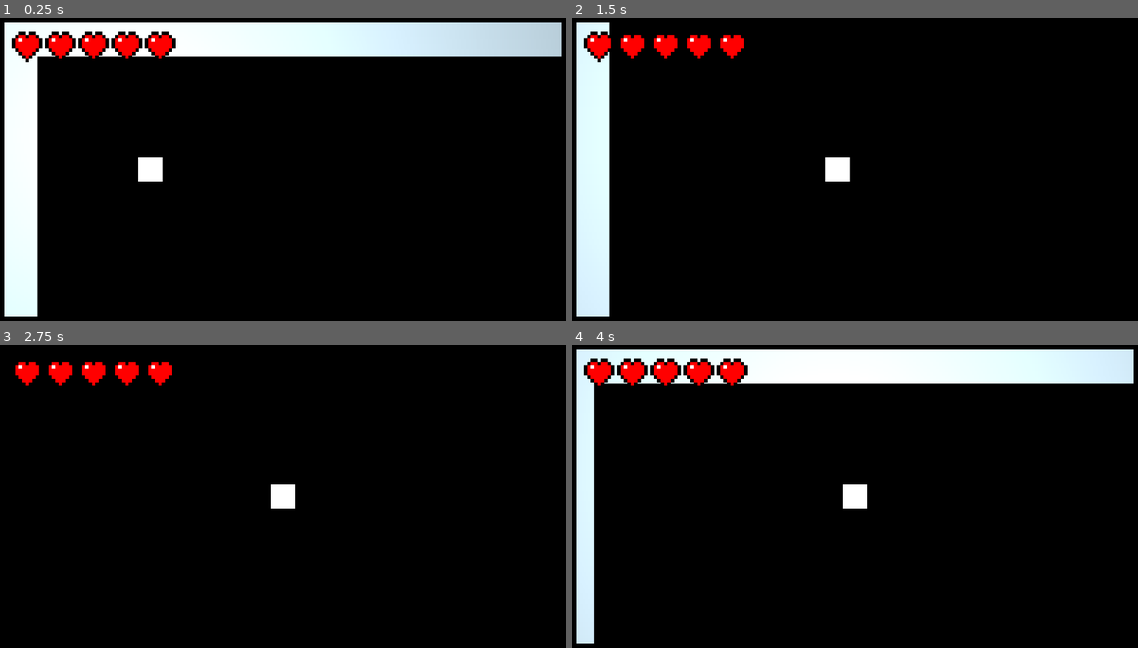
Above: before the commit, frames 1-4 (two rows, left to right).
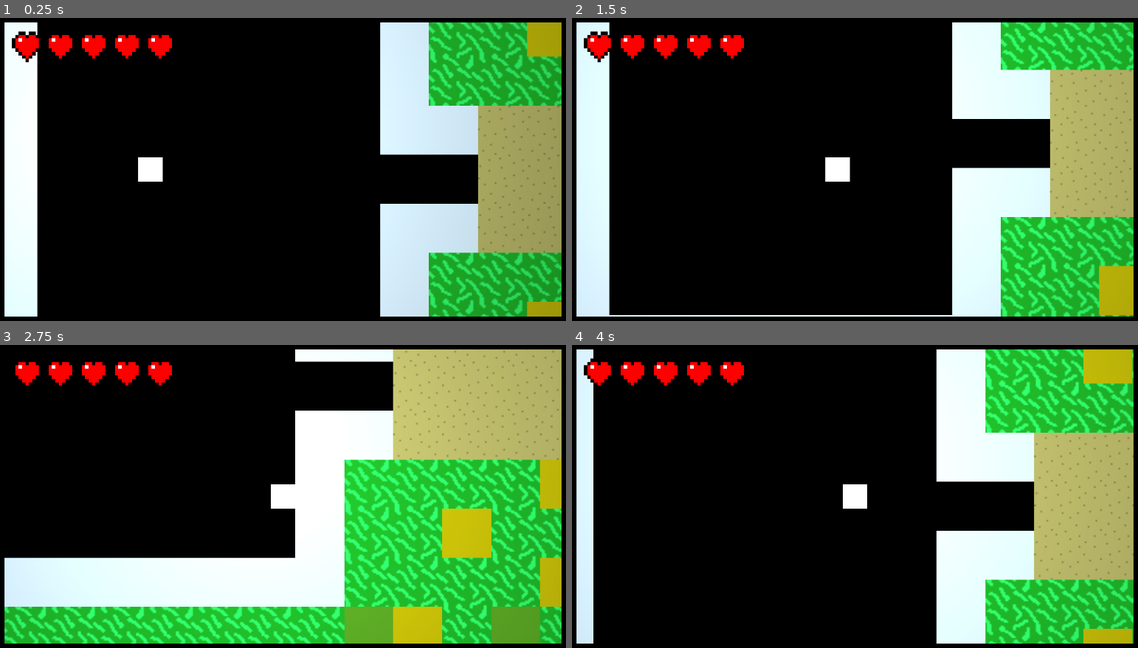
Above: after the commit, the same moments.

Repository: zznyjidi/2024-hackclub-gamejam
Game: Godot game, scene res://main.tscn
Same seed, same stepped clock (60 frames per second), same inputs: the game is played once before the commit and once after it.
Inputs (mouse positions are in pixels of both pictures, inside the frame that each line leads up to):
- Up to frame 1 (0.25 s): no input
- Up to frame 2 (1.5 s): tap Enter at 0.5 s; move the mouse to (985, 154) at 0.52 s; hold D (Player_Move_RIGHT) 0.53-1.28 s; tap Space (Player_Action_ATTACT) at 0.6 s; move the mouse to (736, 184) at 1.27 s; hold S (Player_Move_DOWN) from 1.28 s (still down); tap Shift (Player_Move_RUN) at 1.35 s
- Up to frame 3 (2.75 s): move the mouse to (339, 423) at 2.02 s; release S (Player_Move_DOWN) at 2.03 s; hold D (Player_Move_RIGHT) from 2.03 s (still down); tap Space (Player_Action_ATTACT) at 2.1 s
- Up to frame 4 (4 s): move the mouse to (826, 563) at 2.77 s; release D (Player_Move_RIGHT) at 2.78 s; hold W (Player_Move_UP) 2.78-3.53 s; tap Shift (Player_Move_RUN) at 2.85 s; move the mouse to (1030, 544) at 3.52 s; hold A (Player_Move_LEFT) from 3.53 s (still down); tap Space (Player_Action_ATTACT) at 3.6 s

The runs differ from the first frame. In frame 1, 33% of the frame differs, in the area x 6-100%, y 1-99%; in frame 2, 29%; in frame 3, 58%, in the area x 0-100%, y 1-99%; in frame 4, 36%.

Commit message:
Chang hit sound

Diff:
--- a/hud.gd
+++ b/hud.gd
@@ -2,6 +2,7 @@
 
 var heartIcon = preload("res://scenes/heart.tscn")
 var hearsList: Array[Node2D] = []
+var hitSound = preload("res://assets/metal_pipe.ogg")
 var lastFrameHeart = 0
 var lastFrameHP = 0
 
@@ -18,6 +19,8 @@
 
 	if Database.playerCurrentHP < lastFrameHP:
 		hearsList[lastFrameHP - 1].get_child(1).visible = false
+		Database.nodeAudioPlayer.stream = hitSound
+		Database.nodeAudioPlayer.play()
 		lastFrameHP -= 1
 
 	position = get_viewport().get_camera_2d().get_screen_center_position()
--- a/main.tscn
+++ b/main.tscn
@@ -4,10 +4,12 @@
 [ext_resource type="PackedScene" uid="uid://dxnvyudqv4xbq" path="res://scenes/player.tscn" id="1_lyx3a"]
 [ext_resource type="PackedScene" uid="uid://0ilx4mpvtafa" path="res://scenes/map.tscn" id="2_c1nqq"]
 [ext_resource type="PackedScene" uid="uid://cecgfyus76o41" path="res://scenes/enemy.tscn" id="3_iuctv"]
-[ext_resource type="PackedScene" uid="uid://r7dsokodh3xt" path="res://scenes/hud.tscn" id="5_ixylt"]
+[ext_resource type="PackedScene" uid="uid://dq5l232wv4f57" path="res://scenes/hud.tscn" id="5_ixylt"]
 
 [node name="Node2D" type="Node2D"]
 script = ExtResource("1_8wpei")
+
+[node name="AudioStreamPlayer2D" type="AudioStreamPlayer2D" parent="."]
 
 [node name="Maps" parent="." instance=ExtResource("2_c1nqq")]
 scale = Vector2(3, 3)
@@ -23,3 +25,4 @@
 [node name="HUD" parent="." instance=ExtResource("5_ixylt")]
 
 [connection signal="Player_ATTACT" from="." to="Player" method="_on_node_2d_player_attact"]
+[connection signal="nextLevel_prepair" from="Maps" to="Player" method="_on_maps_next_level_prepair"]
--- a/scenes/arrow.tscn
+++ b/scenes/arrow.tscn
@@ -1,10 +1,9 @@
-[gd_scene load_steps=3 format=3 uid="uid://bux3s44283mlj"]
+[gd_scene load_steps=3 format=3 uid="uid://e1cyxp3p4e1f"]
 
 [ext_resource type="Script" path="res://scripts/arrow.gd" id="1_44yxl"]
 [ext_resource type="Texture2D" uid="uid://bkv5pxp008sgq" path="res://assets/Arrow.png" id="1_gtwcq"]
 
 [node name="Arrow" type="CharacterBody2D"]
-visible = false
 script = ExtResource("1_44yxl")
 
 [node name="Sprite2D" type="Sprite2D" parent="."]
--- a/scenes/map.tscn
+++ b/scenes/map.tscn
@@ -9,17 +9,21 @@
 [sub_resource type="OccluderPolygon2D" id="OccluderPolygon2D_x1dp3"]
 polygon = PackedVector2Array(2464, 0, 2464, 96, 2432, 96, 2432, 128, 2496, 128, 2496, 32, 2528, 32, 2528, 480, 2592, 48 …(549 unchanged characters)…
 
+[sub_resource type="RectangleShape2D" id="RectangleShape2D_jhr3n"]
+size = Vector2(22.0391, 22.0361)
+
+[sub_resource type="RectangleShape2D" id="RectangleShape2D_lhh4a"]
+size = Vector2(30, 28)
+
 [node name="Maps" type="Node2D"]
 script = ExtResource("1_wrdes")
 
 [node name="CharSelect" type="TileMap" parent="."]
-visible = false
 tile_set = ExtResource("1_wqs0o")
 format = 2
 layer_0/tile_data = PackedInt32Array(0, 65537, 0, 65536, 65537, 0, 131072, 65537, 0, 196608, 65537, 0, 262144, 65537, 0 …(2267 unchanged characters)…
 
 [node name="Scene_1_1" type="TileMap" parent="."]
-visible = false
 scale = Vector2(0.996748, 1)
 tile_set = ExtResource("1_wqs0o")
 format = 2
@@ -48,14 +52,31 @@
 [node name="LightOccluder2D" type="LightOccluder2D" parent="Scene_1_1"]
 occluder = SubResource("OccluderPolygon2D_varsc")
 
+[node name="NextLevel" type="Area2D" parent="Scene_1_1"]
+position = Vector2(3273.65, 32)
+scale = Vector2(1, 0.997)
+
+[node name="CollisionShape2D" type="CollisionShape2D" parent="Scene_1_1/NextLevel"]
+position = Vector2(11.0359, 11.0331)
+shape = SubResource("RectangleShape2D_jhr3n")
+
 [node name="Dungon" type="TileMap" parent="."]
-visible = false
 position = Vector2(-1, 0)
 tile_set = ExtResource("1_wqs0o")
 format = 2
 layer_0/tile_data = PackedInt32Array(0, 65537, 0, 1, 65537, 0, 2, 65537, 0, 3, 65537, 0, 4, 65537, 0, 5, 65537, 0, 6, 6 …(26534 unchanged characters)…
 
+[node name="NextLevel" type="Area2D" parent="Dungon"]
+position = Vector2(1217, 2083)
+
+[node name="CollisionShape2D" type="CollisionShape2D" parent="Dungon/NextLevel"]
+position = Vector2(15, 14)
+shape = SubResource("RectangleShape2D_lhh4a")
+
 [node name="Dungon_2" type="TileMap" parent="."]
 tile_set = ExtResource("1_wqs0o")
 format = 2
 layer_0/tile_data = PackedInt32Array(65535, 65537, 0, 131071, 65537, 0, 196607, 65537, 0, 262143, 65537, 0, 327679, 655 …(16027 unchanged characters)…
+
+[connection signal="body_entered" from="Scene_1_1/NextLevel" to="." method="_on_area_2d_body_entered"]
+[connection signal="area_entered" from="Dungon/NextLevel" to="." method="_on_area_2d_body_entered"]
--- a/scripts/database.gd
+++ b/scripts/database.gd
@@ -1,10 +1,12 @@
 extends Node
 
-var playerPosition = Vector2(0, 0)
-var playerCurrentHP = 5
-var playerMaxHP = 5
-var playerAttackSacler = 1.0
+var playerPosition: Vector2 = Vector2(0, 0)
+var playerCurrentHP: int = 5
+var playerMaxHP: int = 5
+var playerAttackSacler: float = 1.0
 
-var attackArrowDamage = 1
+var attackArrowDamage: int = 1
 
-var enemyVision = 500
+var enemyVision: int = 500
+
+var nodeAudioPlayer: AudioStreamPlayer2D
--- a/scripts/main.gd
+++ b/scripts/main.gd
@@ -3,7 +3,7 @@
 
 # Called when the node enters the scene tree for the first time.
 func _ready():
-	pass # Replace with function body.
+	Database.nodeAudioPlayer = $AudioStreamPlayer2D
 
 # Called every frame. 'delta' is the elapsed time since the previous frame.
 func _process(delta):
--- a/scripts/map.gd
+++ b/scripts/map.gd
@@ -1,6 +1,7 @@
 extends Node2D
+signal nextLevel_prepair
 
-var currentScene = "char_select"
+var currentScene = 1
 
 var levelName2SecenDict
 
@@ -9,12 +10,19 @@
 	levelName2SecenDict = {
 		"char_select" = $CharSelect,
 		"scene1_1" = $Scene_1_1,
-		"dungon_l1" = $Dungon
+		"dungon_l1" = $Dungon,
+		"dungon_l2" = $Dungon_2
 	}
 	for level in levelName2SecenDict.values():
 		level.set_layer_enabled(0, false)
-	levelName2SecenDict["scene1_1"].set_layer_enabled(0, true)
+	levelName2SecenDict.values()[currentScene].set_layer_enabled(0, true)
 
 # Called every frame. 'delta' is the elapsed time since the previous frame.
 func _process(delta):
 	pass
+
+func _on_area_2d_body_entered(body):
+	levelName2SecenDict.values()[currentScene].set_layer_enabled(0, false)
+	nextLevel_prepair.emit()
+	levelName2SecenDict.values()[currentScene + 1].set_layer_enabled(0, true)
+	currentScene += 1
--- a/scripts/player.gd
+++ b/scripts/player.gd
@@ -35,3 +35,7 @@
 	var angle = atan2(delta.y, delta.x)
 	arrow.start(self.global_position + (delta.normalized() * 80), angle)
 	get_tree().root.add_child(arrow)
+
+
+func _on_maps_next_level_prepair():
+	position = Vector2(150, 150)
Not shown, added: assets/metal_pipe.ogg.import
Not shown: 1 places in scenes/map.tscn that only renumber resources
Not shown, added: assets/metal_pipe.ogg
Not shown, added: raw-assets/389240658-8697d5ca-5faf-4c2c-ba94-1432be7d5cfe.mp4
Not shown, added: raw-assets/metal_pipe.aac
